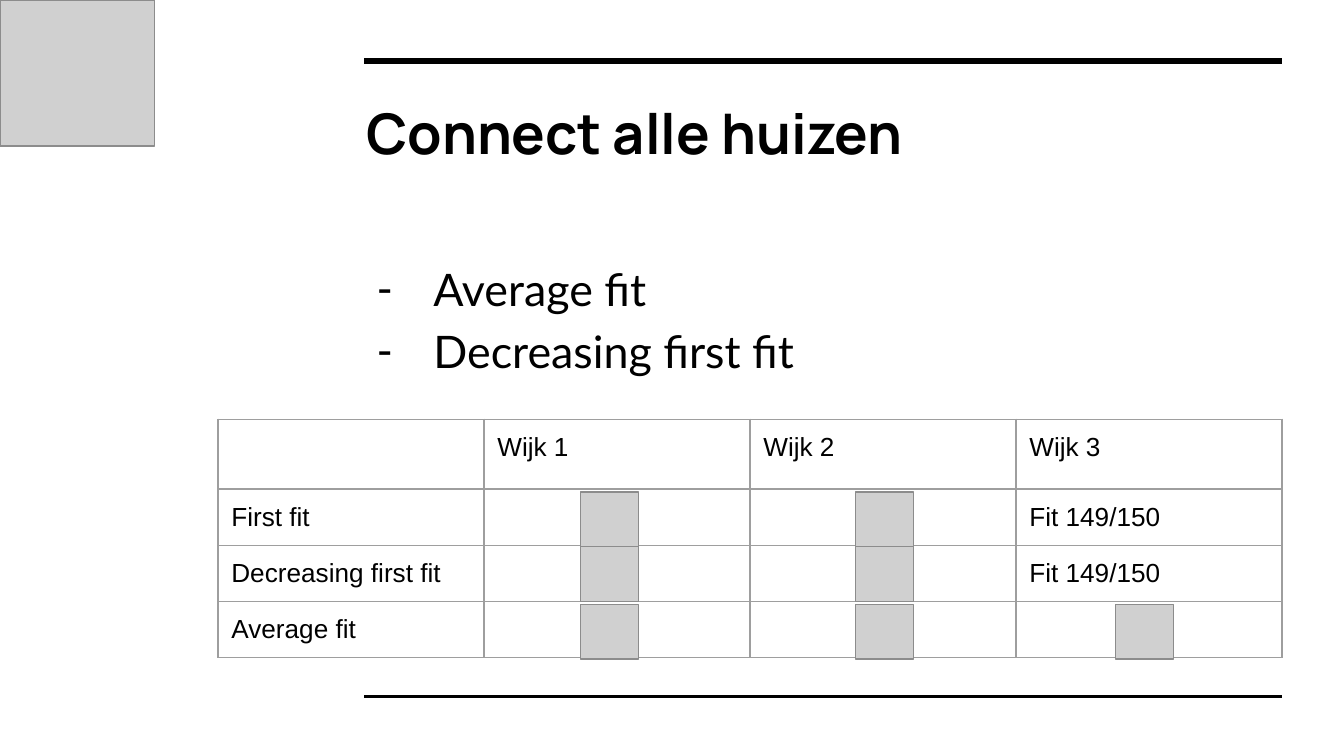
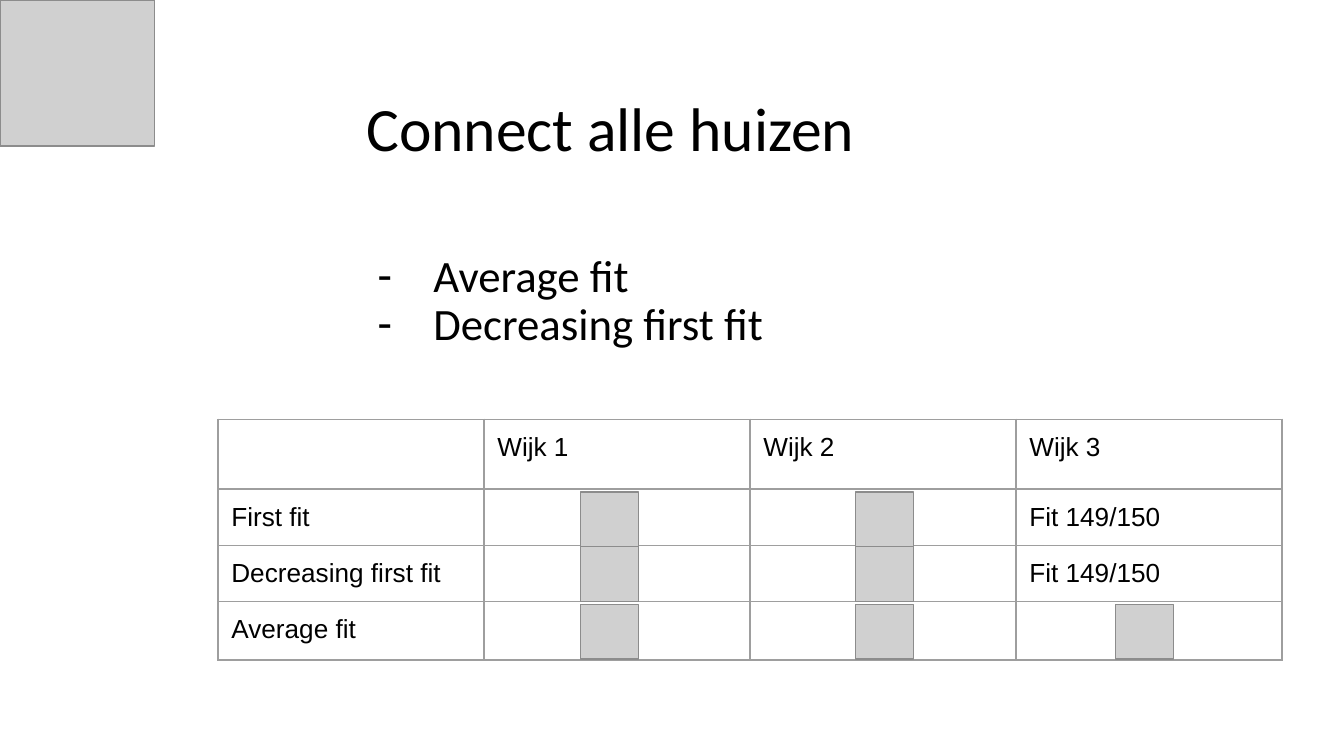
Before and after one commit to yoghurthoek/sunny_storage, a slide deck: slide 6 of Presentations/Presentatie 6 vrijdag 24 mei (eindpresentatie).pptx. Drawn at 1344x756 pixels with LibreOffice and Linux fonts; fonts in the diff are those of the drawing; grey boxes stand for pictures. Boxes give left, top, right and bottom in pixels: in the first picture for what was removed or moved away, otherwise in the second. Text is boxed around its words. In the diff, an @@ line names an element or a change of style, - is before the commit and + after.

Commit message:
presentation style

```diff
--- a/Presentations/Presentatie 6 vrijdag 24 mei (eindpresentatie).pptx
+++ b/Presentations/Presentatie 6 vrijdag 24 mei (eindpresentatie).pptx
@@ title "Connect alle huizen" at (366, 108, 855, 152): size 30 to 33 pt, font Manrope to Calibri, bold off; line spacing 1 to 0.9 @@
@@ line removed from (364, 60) to (1282, 60) @@
@@ text "Average fit" at (433, 261, 763, 348): font Lato to Calibri; line spacing 1.15 to 0.9 @@
@@ table: place and size @@
-table at (218, 419, 1282, 664)
+table at (218, 419, 1282, 660)
@@ line removed from (364, 696) to (1282, 696) @@
```
Also in this commit, not shown: 18 other slides changed, 1 slide removed.
